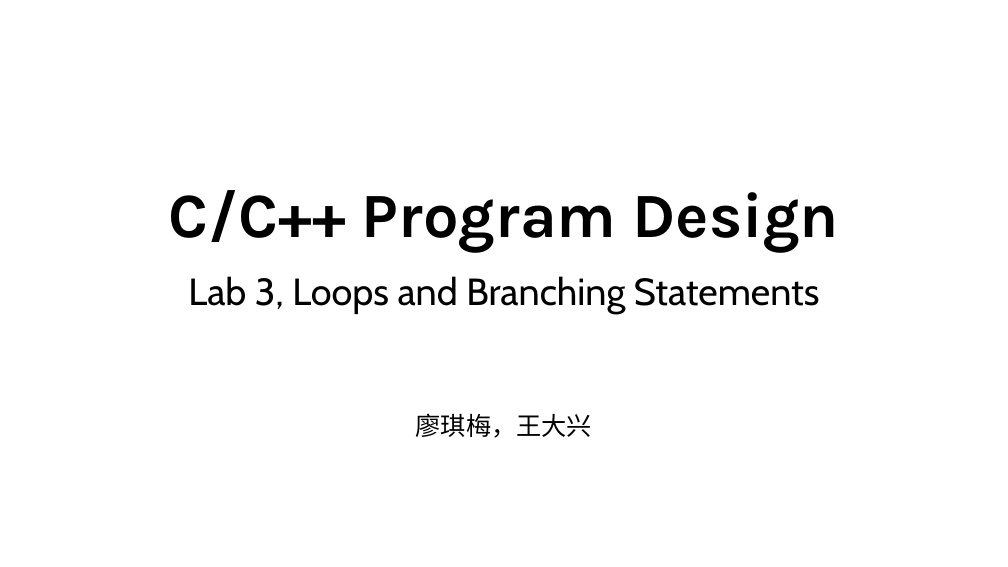
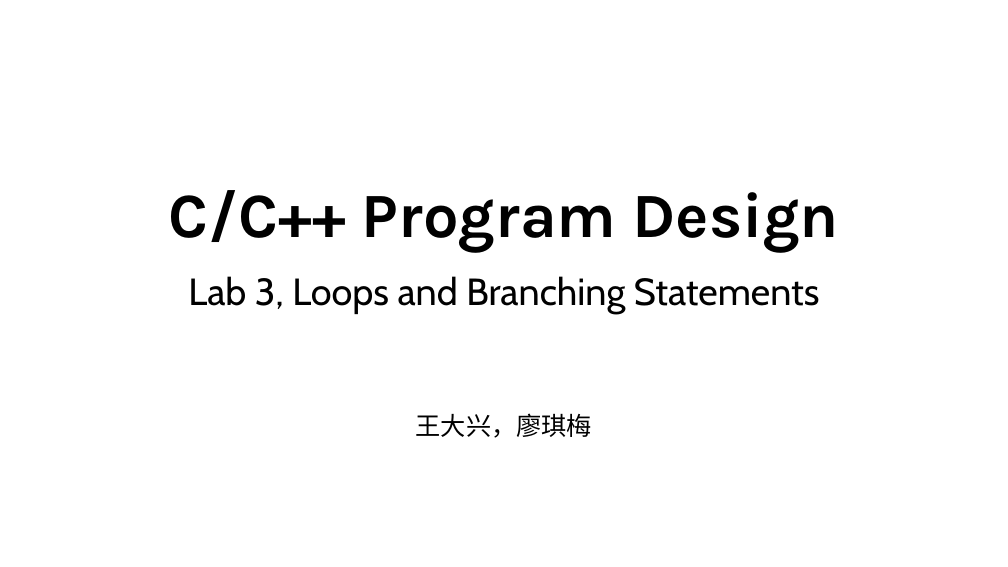
Before and after one commit to dayekuaipao/CPPLearning, a slide deck: slide 1 of week03/Lab03.pptx. Drawn at 1008x567 pixels with LibreOffice and Linux fonts; fonts in the diff are those of the drawing; background and template pictures are left out. Boxes give left, top, right and bottom in pixels: in the first picture for what was removed or moved away, otherwise in the second. Text is boxed around its words. In the diff, an @@ line names an element or a change of style, - is before the commit and + after.

```diff
--- a/week03/Lab03.pptx
+++ b/week03/Lab03.pptx
@@ subtitle at (x1=416, y1=413, x2=592, y2=438): text changed @@
-廖琪梅，王大兴
+王大兴，廖琪梅
```
Also in this commit, not shown: 1 other slide changed, 2 slides added.
